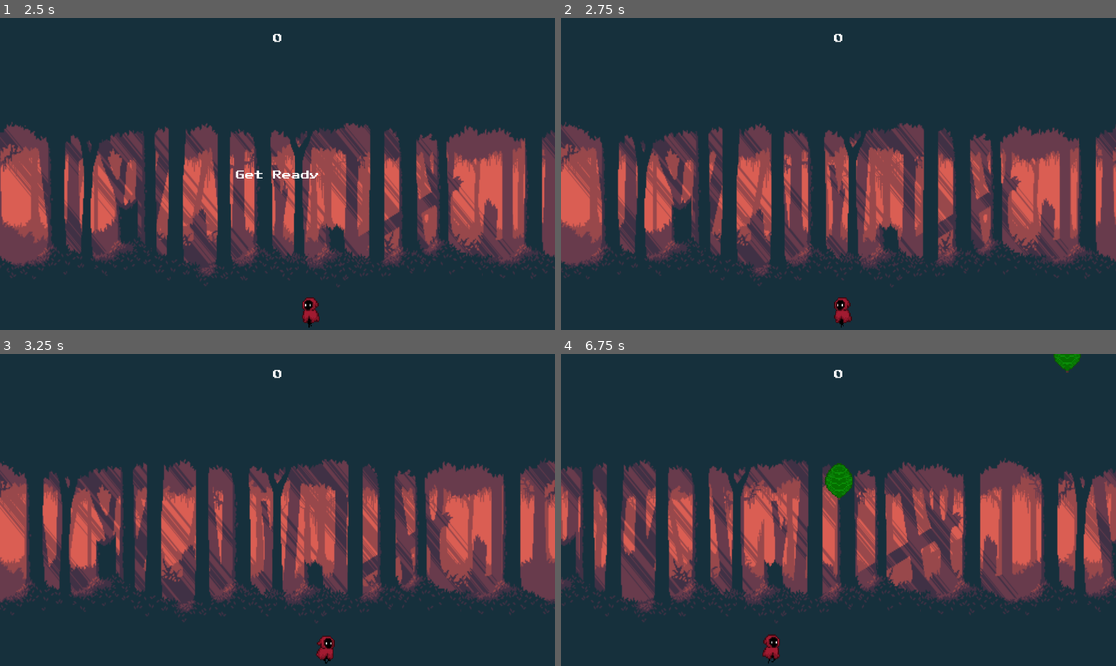
Above: before the commit, frames 1-4 (two rows, left to right).
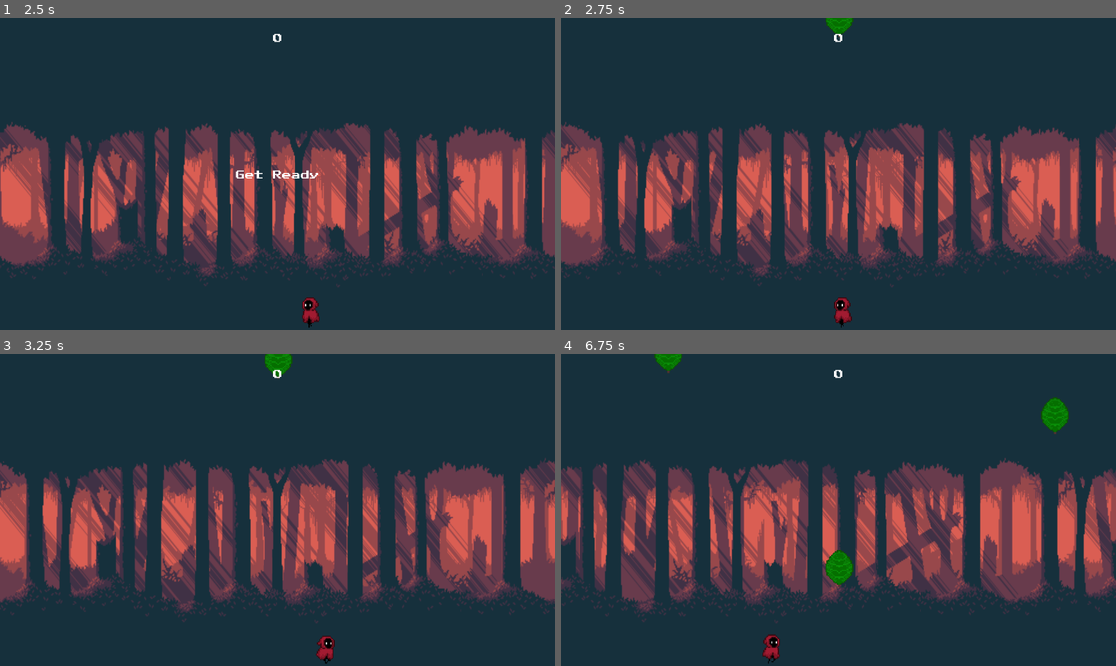
Above: after the commit, the same moments.

Repository: Christer-Bjoerk/Gathering_Leaves_GDScript
Game: Godot game, scene res://Scenes/main.tscn
The game is run twice, just before and just after one commit, with the same random seed, the same clock (stepped at 60 frames per second) and the same inputs.
Inputs:
- Up to frame 1 (2.5 s): click "Play Game" at 0.5 s; hold D (move_right) 1.28-2.03 s; hold A (move_left) from 2.03 s (still down)
- Up to frame 2 (2.75 s): keep holding A (move_left)
- Up to frame 3 (3.25 s): release A (move_left) at 2.78 s; hold D (move_right) from 2.78 s (still down)
- Up to frame 4 (6.75 s): release D (move_right) at 4.28 s; hold A (move_left) 4.28-6.53 s; hold D (move_right) from 6.53 s (still down)

Frame 1 is identical in both runs. In frame 2, 0.2% of the frame differs, in the area x 47-53%, y 0-7%; in frame 3, 0.3%; in frame 4, 1.6%, in the area x 16-94%, y 0-75%.

Commit message:
Added sfx volume slider

Diff:
--- a/Scenes/hud.tscn
+++ b/Scenes/hud.tscn
@@ -241,18 +241,19 @@
 
 [node name="GridContainer" type="GridContainer" parent="SettingsMenu/SettingsTabContainer/Setting/MarginContainer"]
 layout_mode = 2
+theme_override_constants/v_separation = 30
 columns = 2
 
-[node name="Master Volume" type="Label" parent="SettingsMenu/SettingsTabContainer/Setting/MarginContainer/GridContainer"]
+[node name="MasterVolume" type="Label" parent="SettingsMenu/SettingsTabContainer/Setting/MarginContainer/GridContainer"]
 layout_mode = 2
 text = "Master Volume"
 
-[node name="HBoxContainer" type="HBoxContainer" parent="SettingsMenu/SettingsTabContainer/Setting/MarginContainer/GridContainer"]
+[node name="MasterVolumeSlider" type="HBoxContainer" parent="SettingsMenu/SettingsTabContainer/Setting/MarginContainer/GridContainer"]
 layout_mode = 2
 size_flags_horizontal = 10
 size_flags_vertical = 4
 
-[node name="MasterVolumeSlider" type="HSlider" parent="SettingsMenu/SettingsTabContainer/Setting/MarginContainer/GridContainer/HBoxContainer"]
+[node name="MasterVolumeSlider" type="HSlider" parent="SettingsMenu/SettingsTabContainer/Setting/MarginContainer/GridContainer/MasterVolumeSlider"]
 custom_minimum_size = Vector2(400, 0)
 layout_mode = 2
 size_flags_horizontal = 10
@@ -261,6 +262,24 @@
 max_value = 0.0
 value = -10.0
 
+[node name="SFXVolumeSlider2" type="Label" parent="SettingsMenu/SettingsTabContainer/Setting/MarginContainer/GridContainer"]
+layout_mode = 2
+text = "SFX Volume"
+
+[node name="SFXVolumeSlider" type="HBoxContainer" parent="SettingsMenu/SettingsTabContainer/Setting/MarginContainer/GridContainer"]
+layout_mode = 2
+size_flags_horizontal = 10
+size_flags_vertical = 4
+
+[node name="SFXVolumeSlider" type="HSlider" parent="SettingsMenu/SettingsTabContainer/Setting/MarginContainer/GridContainer/SFXVolumeSlider"]
+custom_minimum_size = Vector2(400, 0)
+layout_mode = 2
+size_flags_horizontal = 10
+size_flags_vertical = 1
+min_value = -50.0
+max_value = 0.0
+value = -10.0
+
 [node name="ReturnButtonSettings" type="Button" parent="SettingsMenu"]
 layout_mode = 1
 anchors_preset = 2
@@ -280,5 +299,6 @@
 [connection signal="pressed" from="StartMenu/CenterContainer/PanelContainer/MarginContainer/VBoxContainer/SettingsButton" to="." method="_on_settings_button_pressed"]
 [connection signal="pressed" from="StartMenu/CenterContainer/PanelContainer/MarginContainer/VBoxContainer/CreditsButton" to="." method="_on_credits_button_pressed"]
 [connection signal="pressed" from="Credits/ReturnButton" to="." method="_on_return_button_pressed"]
-[connection signal="value_changed" from="SettingsMenu/SettingsTabContainer/Setting/MarginContainer/GridContainer/HBoxContainer/MasterVolumeSlider" to="." method="_on_master_volume_slider_value_changed"]
+[connection signal="value_changed" from="SettingsMenu/SettingsTabContainer/Setting/MarginContainer/GridContainer/MasterVolumeSlider/MasterVolumeSlider" to="." method="_on_master_volume_slider_value_changed"]
+[connection signal="value_changed" from="SettingsMenu/SettingsTabContainer/Setting/MarginContainer/GridContainer/SFXVolumeSlider/SFXVolumeSlider" to="." method="_on_sfx_volume_slider_value_changed"]
 [connection signal="pressed" from="SettingsMenu/ReturnButtonSettings" to="." method="_on_return_button_settings_pressed"]
--- a/Scenes/main.tscn
+++ b/Scenes/main.tscn
@@ -9,7 +9,7 @@
 
 [sub_resource type="Curve2D" id="Curve2D_p3whg"]
 _data = {
-"points": PackedVector2Array(0, 0, 0, 0, 0, 0, 0, 0, 0, 0, 1920, 0)
+"points": PackedVector2Array(0, 0, 0, 0, 52, 1, 0, 0, 0, 0, 1868.71, 1)
 }
 point_count = 2
 
@@ -23,12 +23,15 @@
 [node name="Player" parent="." instance=ExtResource("1_ac6de")]
 
 [node name="ObstaclePath" type="Path2D" parent="."]
+position = Vector2(-23.6667, 0)
+scale = Vector2(1.01282, 1)
 curve = SubResource("Curve2D_p3whg")
 
 [node name="ObstacleSpawnLocation" type="PathFollow2D" parent="ObstaclePath"]
+position = Vector2(52, 1)
 
 [node name="ObstacleTimer" type="Timer" parent="."]
-wait_time = 3.0
+wait_time = 2.0
 
 [node name="HUD" parent="." instance=ExtResource("4_lf1d7")]
 
--- a/Scenes/player.tscn
+++ b/Scenes/player.tscn
@@ -112,5 +112,6 @@
 shape = SubResource("RectangleShape2D_5thkn")
 
 [node name="SFX Player" type="AudioStreamPlayer" parent="."]
+bus = &"SFX"
 
 [connection signal="body_entered" from="." to="." method="_on_body_entered"]
--- a/Scripts/HUD.gd
+++ b/Scripts/HUD.gd
@@ -6,11 +6,13 @@
 signal update_player_sprite
 
 # Audio Settings
-@onready var master_volume_slider = $SettingsMenu/SettingsTabContainer/Setting/MarginContainer/GridContainer/HBoxContainer/MasterVolumeSlider
+@onready var master_volume_slider = $SettingsMenu/SettingsTabContainer/Setting/MarginContainer/GridContainer/MasterVolumeSlider/MasterVolumeSlider
+@onready var sfx_volume_slider = $SettingsMenu/SettingsTabContainer/Setting/MarginContainer/GridContainer/SFXVolumeSlider/SFXVolumeSlider
 
 func _ready():
 	in_game_hud(false)
 	master_volume_slider.value = Save.game_data.master_volume
+	sfx_volume_slider.value = Save.game_data.sfx_volume
 
 func update_score(score):
 	$ScoreLabel.text = str(score)
@@ -51,7 +53,6 @@
 func _on_master_volume_slider_value_changed(value):
 	GlobalSettings.update_master_volume(value)
 
-
 func _on_return_button_settings_pressed():
 	$SettingsMenu.hide()
 	$StartMenu.show()
@@ -59,3 +60,7 @@
 func _on_settings_button_pressed():
 	$StartMenu.hide()
 	$SettingsMenu.show()
+
+
+func _on_sfx_volume_slider_value_changed(value):
+	GlobalSettings.update_sfx_volume(value)
--- a/Scripts/global_settings.gd
+++ b/Scripts/global_settings.gd
@@ -4,3 +4,8 @@
 	AudioServer.set_bus_volume_db(0,value)
 	Save.game_data.master_volume = value
 	Save.save_data()
+
+func update_sfx_volume(value):
+	AudioServer.set_bus_volume_db(1,value)
+	Save.game_data.sfx_volume = value
+	Save.save_data()
--- a/Scripts/save.gd
+++ b/Scripts/save.gd
@@ -13,8 +13,9 @@
 
 	if file == null:
 		game_data = {
-			"master_volume": - 10
-		}
+			"master_volume": - 10,
+			"sfx_volume": - 10
+			}
 		save_data()
 	else:
 		file.open(SAVEFILE,FileAccess.READ)
--- a/default_bus_layout.tres
+++ b/default_bus_layout.tres
@@ -1,4 +1,9 @@
 [gd_resource type="AudioBusLayout" format=3 uid="uid://meijpw0c6mhk"]
 
 [resource]
-bus/0/volume_db = -10.8917
+bus/1/name = &"SFX"
+bus/1/solo = false
+bus/1/mute = false
+bus/1/bypass_fx = false
+bus/1/volume_db = 0.0
+bus/1/send = &"Master"
--- a/project.godot
+++ b/project.godot
@@ -13,7 +13,7 @@
 config/name="Rainfall"
 run/main_scene="res://Scenes/main.tscn"
 config/features=PackedStringArray("4.0", "Forward Plus")
-config/icon="res://icon.svg"
+config/icon="res://Salt_icon512x512.png"
 
 [autoload]
 
Binary file added: Salt_icon512x512.png
Not shown, added: Salt_icon512x512.png.import
